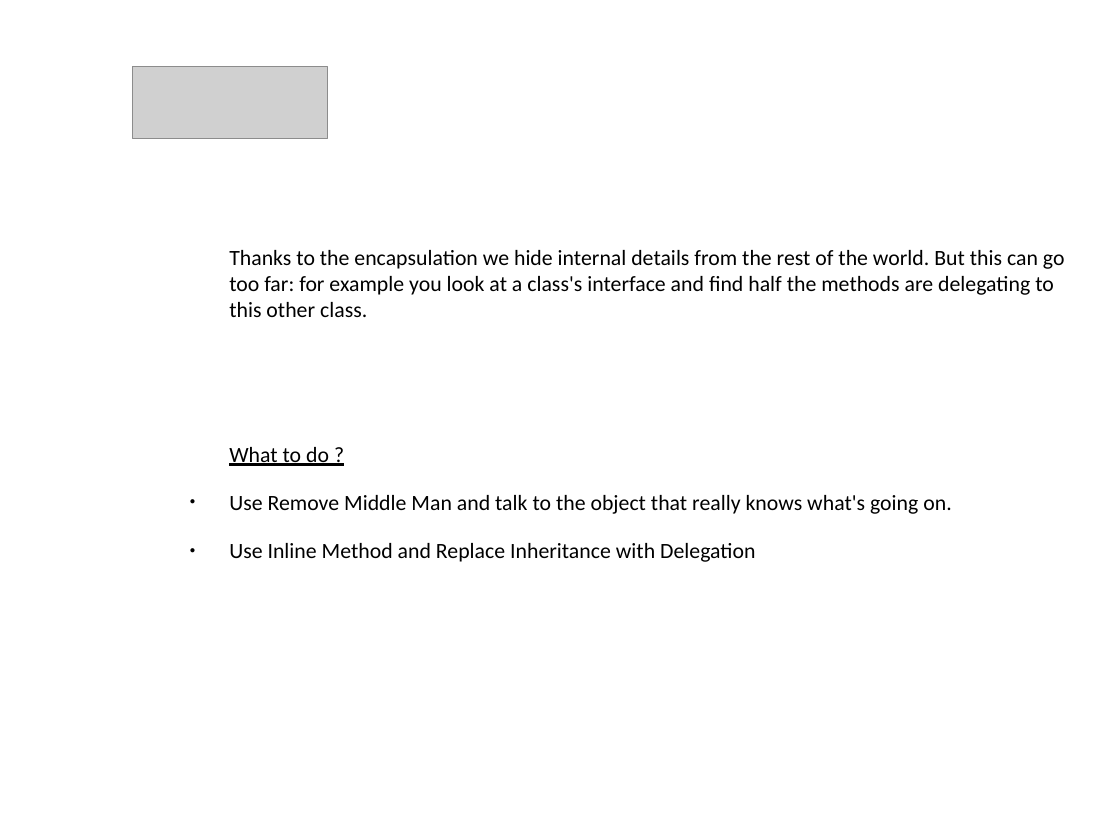
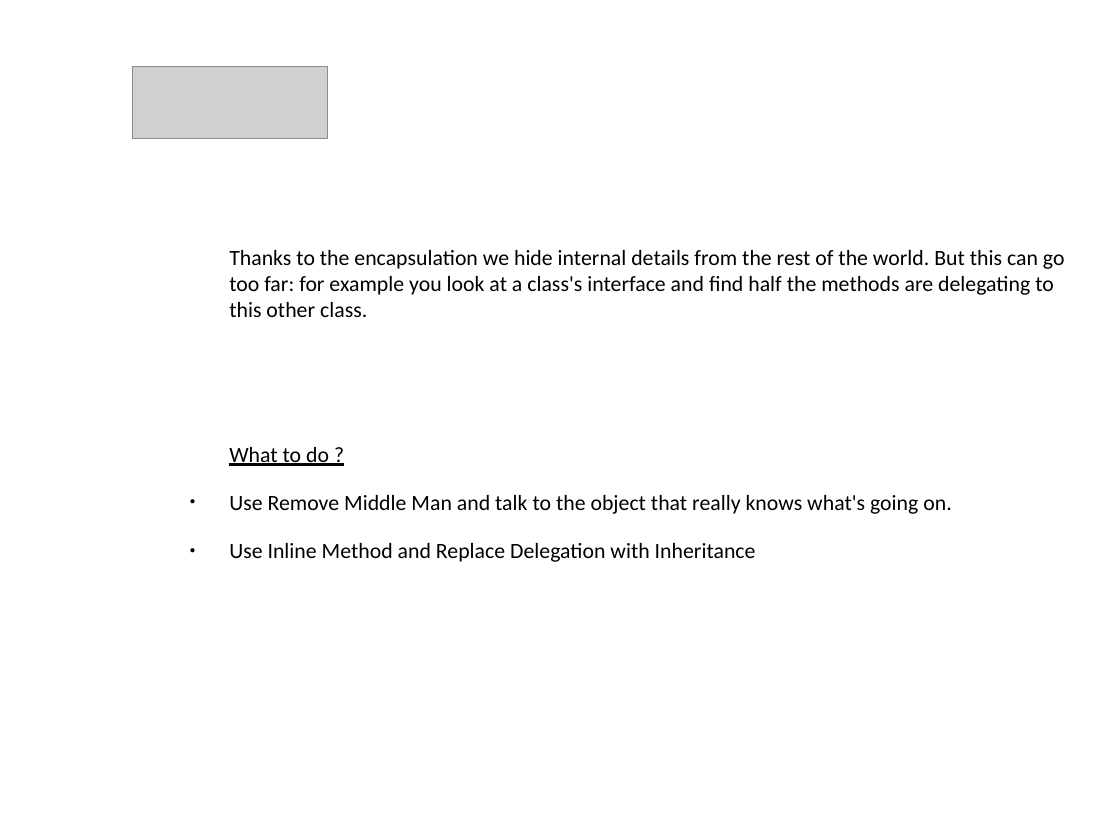
Before and after one commit to kolch182/Learning, a slide deck: slide 3 of Lezione_7_Refactoring_methods/Presentazione_Bad_Smells_6step.odp. Drawn at 1120x840 pixels with LibreOffice and Linux fonts; fonts in the diff are those of the drawing; grey boxes stand for pictures; background and template pictures are left out. Boxes give left, top, right and bottom in pixels: in the first picture for what was removed or moved away, otherwise in the second. Text is boxed around its words. In the diff, an @@ line names an element or a change of style, - is before the commit and + after.

```diff
--- a/Lezione_7_Refactoring_methods/Presentazione_Bad_Smells_6step.odp
+++ b/Lezione_7_Refactoring_methods/Presentazione_Bad_Smells_6step.odp
@@ text at bbox=[229, 543, 756, 562]: text changed @@
-● Use Inline Method and Replace Inheritance with Delegation
+● Use Inline Method and Replace Delegation with Inheritance
```
Also in this commit, not shown: 3 other slides changed, 5 slides added, 2 other files.
